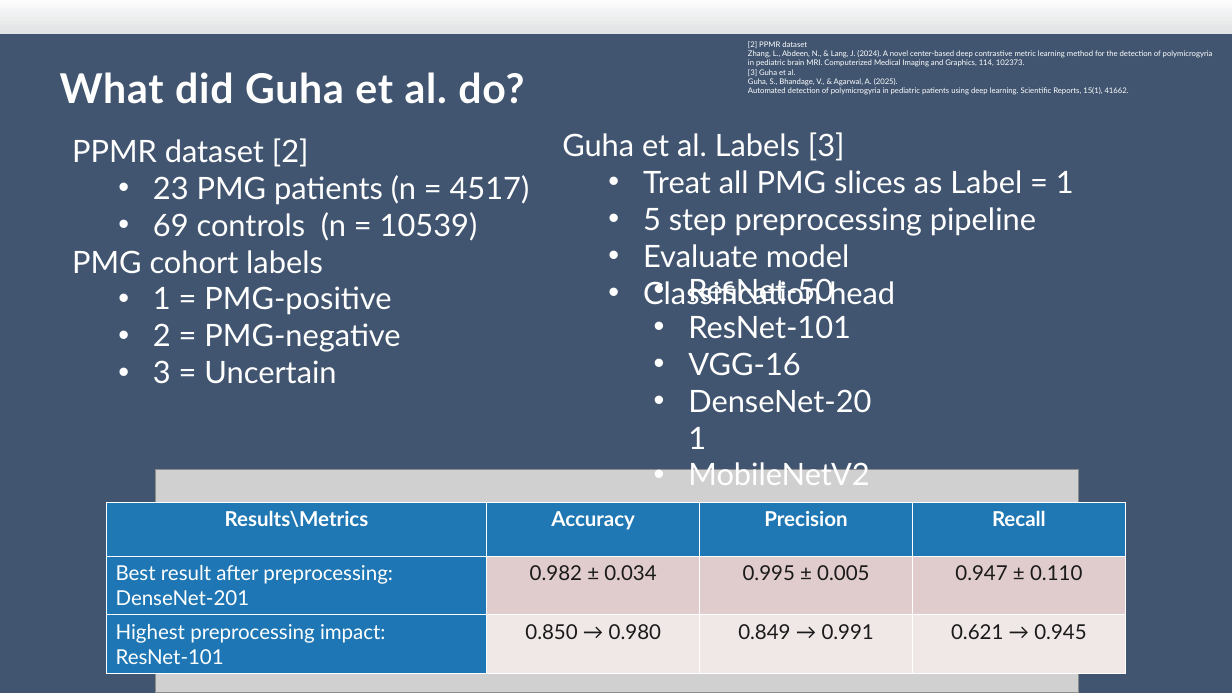
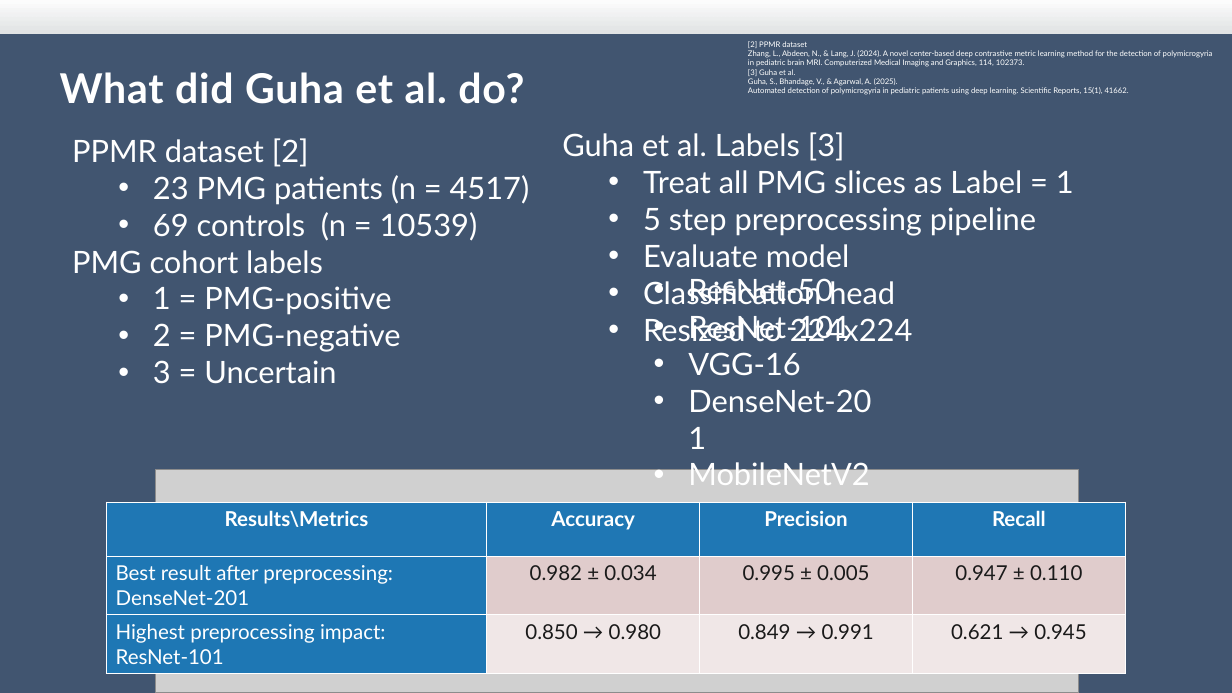
Before and after one commit to HolgeMax/PMG, a slide deck: slide 3 of powerpoint/PMG_ku_final.pptx. Drawn at 1232x693 pixels with LibreOffice and Linux fonts; fonts in the diff are those of the drawing; grey boxes stand for pictures; background and template pictures are left out. Boxes give left, top, right and bottom in pixels: in the first picture for what was removed or moved away, otherwise in the second. Text is boxed around its words. In the diff, an @@ line names an element or a change of style, - is before the commit and + after.

```diff
--- a/powerpoint/PMG_ku_final.pptx
+++ b/powerpoint/PMG_ku_final.pptx
@@ text at box(643, 315, 913, 342): paragraph added @@
+  • Resized to 224x224
```
Also in this commit, not shown: 1 other slide changed, 2 other files.
